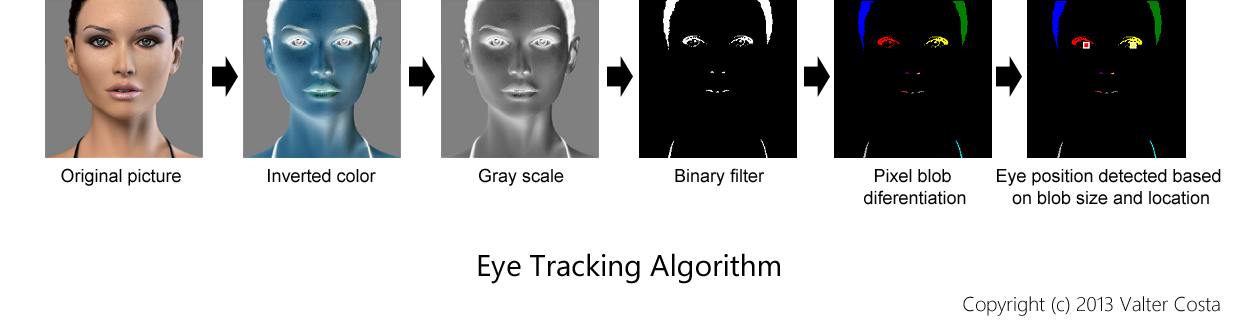
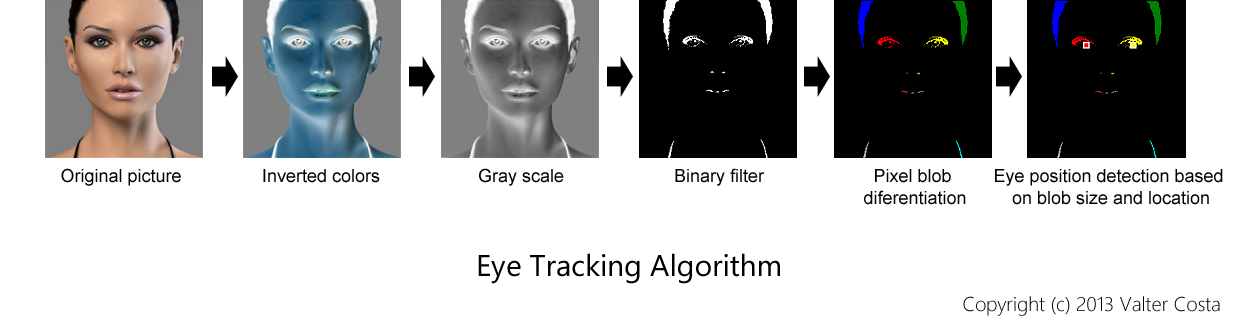
Two versions of the same layered image (1233 × 326). Layer-by-layer changes:
renamed "Eye position detected based on blob size and location" to "Eye position detection based on blob size and location", painted on it over [995, 169, 1223, 186]
renamed "Inverted color" to "Inverted colors", painted on it over [263, 169, 380, 183]
